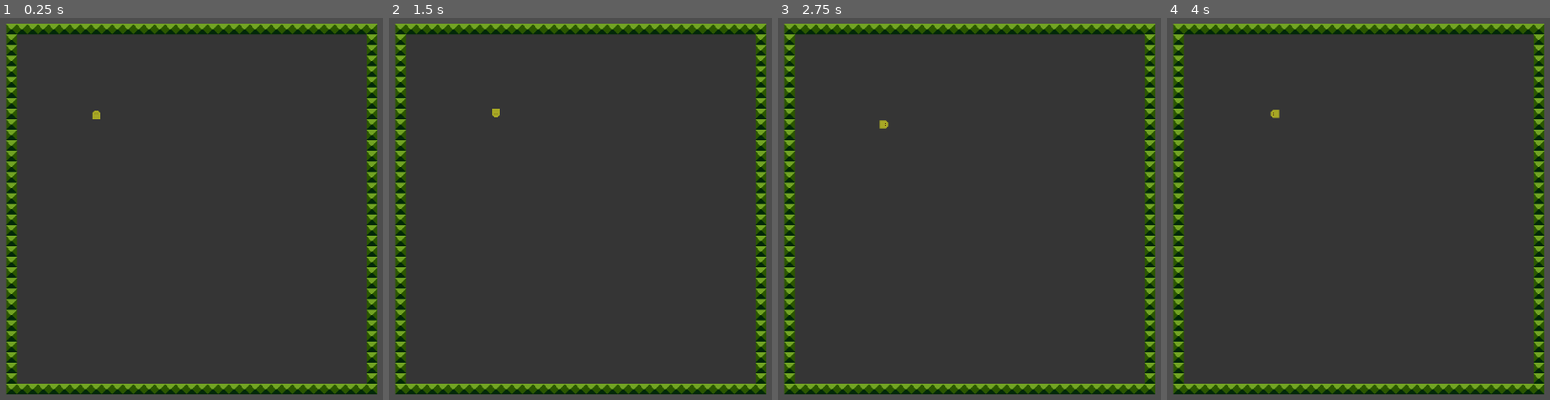
Above: before the commit, frames 1-4 (left to right).
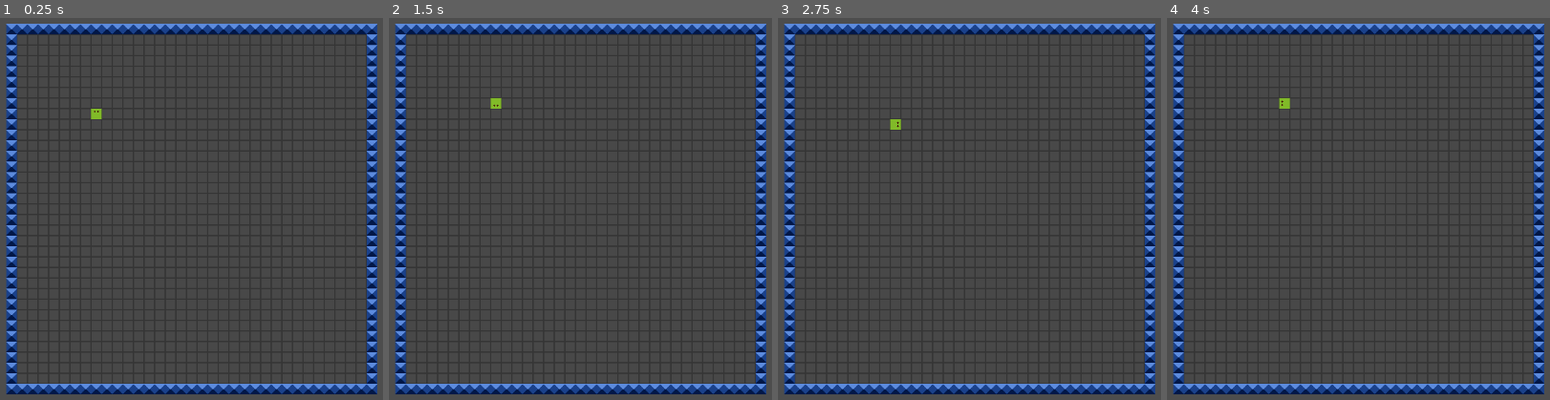
Above: after the commit, the same moments.

Repository: ashing-dev/snake
Game: Godot game, scene res://scenes/test_container.tscn
Same seed, same stepped clock (60 frames per second), same inputs: the game is played once before the commit and once after it.
Inputs:
- Up to frame 1 (0.25 s): no input
- Up to frame 2 (1.5 s): tap Enter at 0.5 s; hold Right (move_east) 0.53-1.28 s; hold Down (move_south) from 1.28 s (still down)
- Up to frame 3 (2.75 s): tap Space at 2 s; release Down (move_south) at 2.03 s; hold Right (move_east) from 2.03 s (still down)
- Up to frame 4 (4 s): tap Enter at 2.75 s; release Right (move_east) at 2.78 s; hold Up (move_north) 2.78-3.53 s; tap Space at 3.5 s; hold Left (move_west) from 3.53 s (still down)

The runs differ from the first frame. In frame 1, 11% of the frame differs, in the area x 1-99%, y 1-99%; in frame 2, 11%; in frame 3, 11%; in frame 4, 11%.

Commit message:
Made snake extend on the field. Added collisions

Diff:
--- a/scenes/snake.tscn
+++ b/scenes/snake.tscn
@@ -8,3 +8,5 @@
 
 [node name="Sprite2D" type="Sprite2D" parent="."]
 texture = ExtResource("1_dju2p")
+
+[node name="BodyContainer" type="Node" parent="."]
--- a/scenes/snake_body.tscn
+++ b/scenes/snake_body.tscn
@@ -6,3 +6,4 @@
 
 [node name="Sprite2D" type="Sprite2D" parent="."]
 texture = ExtResource("1_tmfdg")
+centered = false
--- a/scripts/field.gd
+++ b/scripts/field.gd
@@ -5,11 +5,19 @@
 
 var cells: Array
 var snake: Snake
+var food_cell: Cell
 
 func _init(width: int, height: int):
 	build_cells(width, height)
 	for cell in cells:
 		add_child(cell)
+
+func _cell_at(x: int, y: int):
+	# Kicking myself a bit now for not just making this a multidimensional array
+	# TODO: Unfuck this decision.
+	for cell in cells:
+		if cell.x == x && cell.y == y:
+			return cell
 
 func _ready():
 	global_position = Vector2(0, 0)
--- a/scripts/game.gd
+++ b/scripts/game.gd
@@ -1,5 +1,4 @@
 extends Node2D
-
 class_name Game
 
 var snake_scene = preload("res://scenes/snake.tscn")
@@ -10,9 +9,11 @@
 
 var score: int = 0
 
-func _init(_field:Field) -> void:
+signal game_over
+
+func _init(_field:Field, tick_interval: float = 1.0) -> void:
 	field = _field
-	timer = _new_timer()
+	timer = _new_timer(tick_interval)
 	snake = _new_snake(field, timer)
 	field.snake = snake
 
@@ -20,12 +21,21 @@
 	add_child(snake)
 	add_child(timer)
 
+	snake.snake_moved.connect(_check_collisions)
+
 func _ready() -> void:
 	global_position = Vector2(0, 0)
+	game_over.emit()
 
-func _new_timer() -> Timer:
+func _check_collisions() -> void:
+	if _is_snake_touching_self() || _is_snake_touching_boundary():
+		print("game over")
+		timer.stop()
+		snake.queue_free()
+
+func _new_timer(tick_interval: float) -> Timer:
 	var _timer = Timer.new()
-	_timer.wait_time = 1.0
+	_timer.wait_time = tick_interval
 	_timer.autostart = true
 
 	return _timer
@@ -37,3 +47,22 @@
 	_snake.snake_start_position = Vector2(8,8) # TODO: Randomize starting location
 
 	return _snake
+
+func _is_snake_touching_self() -> bool:
+	var snake_loc = snake.get_head_location()
+	for loc in snake.snake_queue.slice(1, len(snake.snake_queue)):
+		if loc == snake_loc:
+			return true
+
+	return false
+
+func _is_snake_touching_boundary() -> bool:
+	var snake_loc = snake.get_head_location()
+
+	for cell in field.cells:
+		if !cell.is_boundary:
+			continue
+		if cell.location == snake_loc:
+			return true
+
+	return false
--- a/scripts/game_manager.gd
+++ b/scripts/game_manager.gd
@@ -3,4 +3,4 @@
 func new_game(_field: Field) -> Game:
 	var field = _field
 
-	return Game.new(field)
+	return Game.new(field, .5)
--- a/scripts/snake.gd
+++ b/scripts/snake.gd
@@ -5,6 +5,10 @@
 const DIR_SOUTH = Vector2( 0,  1)
 const DIR_WEST	= Vector2(-1,  0)
 const DIR_EAST	= Vector2( 1,  0)
+
+const CHILD_NAME_TEMPLATE = "Body%d_%d"
+
+var snake_body_scene = preload("res://scenes/snake_body.tscn")
 
 # Vector2 array of all the nodes comprising the snake, where snakeQueue[0] is always the head of the snake.
 var snake_queue: Array[Vector2] = []
@@ -18,10 +22,13 @@
 var field: Field
 var timer: Timer
 
+signal snake_moved
+
 
 # Called when the node enters the scene tree for the first time.
 func _ready():
 	snake_queue.push_back(snake_start_position)
+
 	update_global_position()
 	update_rotation()
 	timer.timeout.connect(_on_tick)
@@ -66,15 +73,30 @@
 func _on_tick() -> void:
 	_move()
 	_eat()
+	snake_moved.emit()
 
 
 func _move() -> void:
 	var old_location = snake_queue[0]
+	var new_location = old_location + travel_direction
 	if !lengthen_snake:
-		snake_queue.pop_back()
-	var new_location = old_location + travel_direction
+		# Remove from the data model
+		var back = snake_queue.pop_back()
+
+		# Remove the actual node
+		var child = $BodyContainer.find_child(CHILD_NAME_TEMPLATE % [back.x, back.y])
+		if child != null:
+			$BodyContainer.remove_child(child)
+			child.queue_free()
+	else:
+		var new_child = snake_body_scene.instantiate()
+		new_child.global_position = old_location * Cell.CELL_WIDTH
+		new_child.name = CHILD_NAME_TEMPLATE % [old_location.x, old_location.y]
+		$BodyContainer.add_child(new_child)
+
 	snake_queue.push_front(new_location)
 
+	lengthen_snake = false
 
 func _eat() -> void:
 	# Need a field reference first.
Binary file changed: assets/sprites.png
